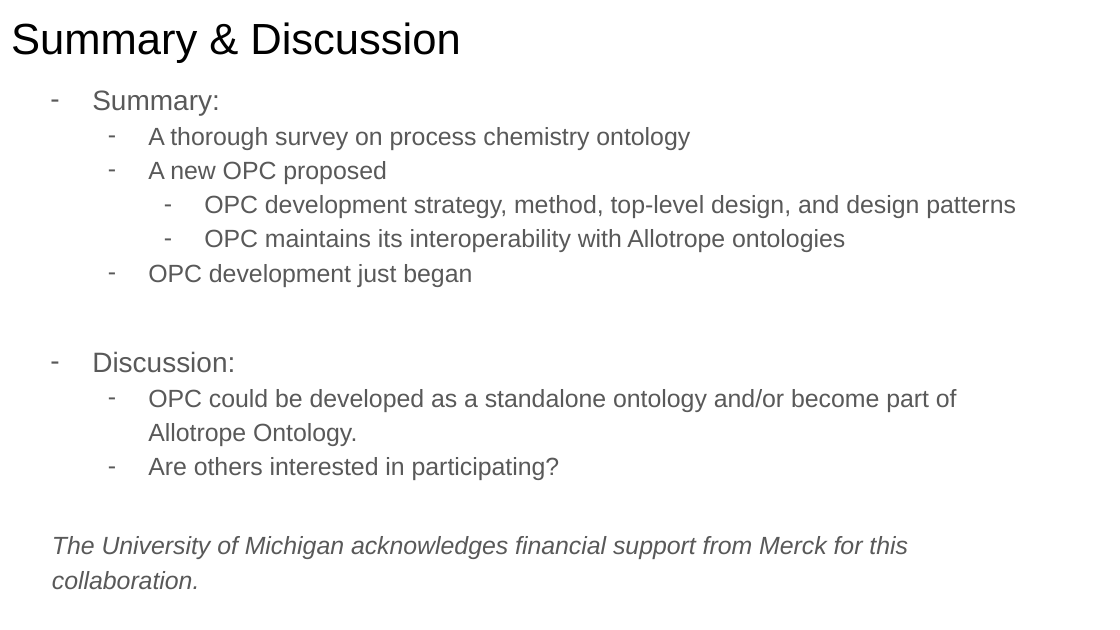
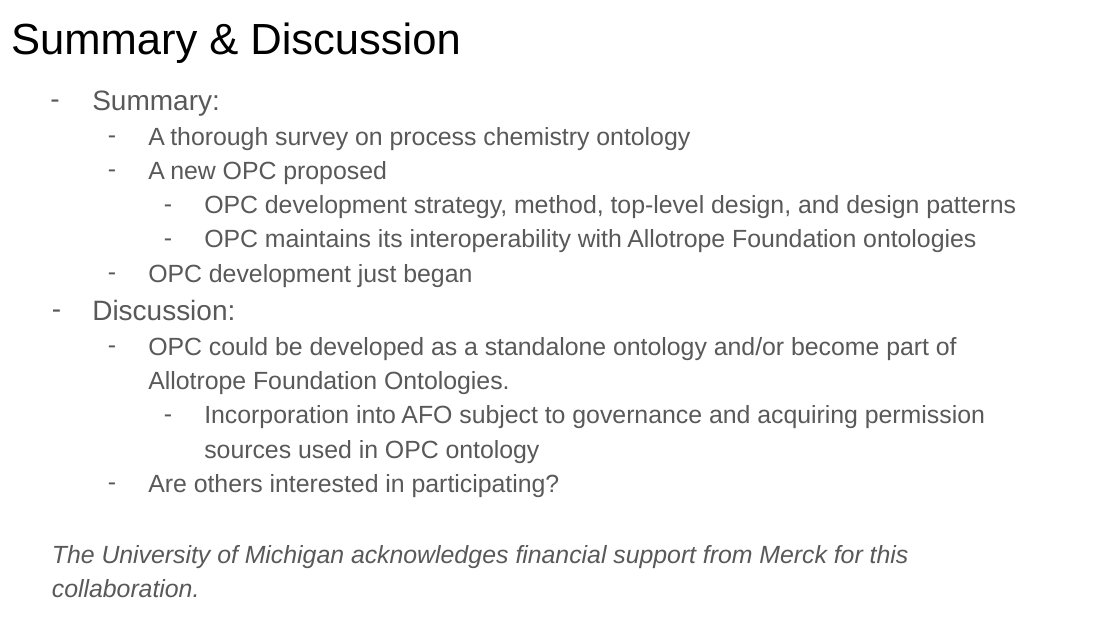
Before and after one commit to OPC-ontology/OPC, a slide deck: slide 19 of docs/Extending Allotrope_ An Ontological Representation and Analysis of Process Chemistry.pptx. Drawn at 1120x630 pixels with LibreOffice and Linux fonts; fonts in the diff are those of the drawing. Boxes give left, top, right and bottom in pixels: in the first picture for what was removed or moved away, otherwise in the second. Text is boxed around its words. In the diff, an @@ line names an element or a change of style, - is before the commit and + after.

```diff
--- a/docs/Extending Allotrope_ An Ontological Representation and Analysis of Process Chemistry.pptx
+++ b/docs/Extending Allotrope_ An Ontological Representation and Analysis of Process Chemistry.pptx
@@ text at bbox=[204, 229, 976, 252]: text changed @@
-    – OPC maintains its interoperability with Allotrope ontologies
+    – OPC maintains its interoperability with Allotrope Foundation ontologies
@@ text at bbox=[92, 299, 235, 321]: indent changed; less space between paragraphs @@
@@ text at bbox=[148, 337, 985, 463]: text changed @@
-  – OPC could be developed as a standalone ontology and/or become part of Allotrope Ontology.
+  – OPC could be developed as a standalone ontology and/or become part of Allotrope Foundation Ontologies.
+    – Incorporation into AFO subject to governance and acquiring permission sources used in OPC ontology
```
Also in this commit, not shown: 8 other slides changed, 1 other file.
